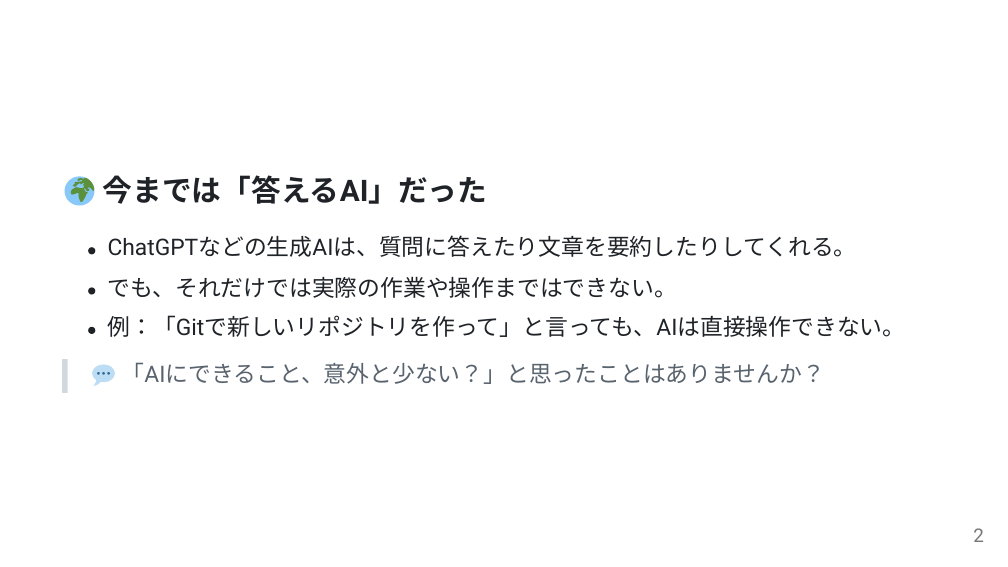
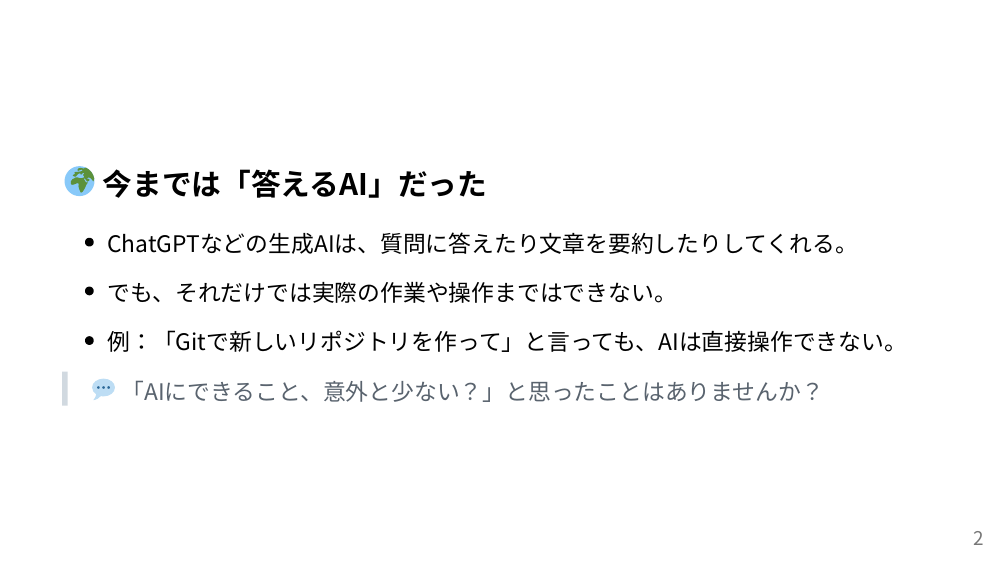
Before and after one commit to ShunsukeTamura06/mcp-study-materials, a slide deck: slide 2 of mcp-introduction.pptx. Drawn at 1008x567 pixels with LibreOffice and Linux fonts; fonts in the diff are those of the drawing. Boxes give left, top, right and bottom in pixels: in the first picture for what was removed or moved away, otherwise in the second. Text is boxed around its words. In the diff, an @@ line names an element or a change of style, - is before the commit and + after.

```diff
--- a/mcp-introduction.pptx
+++ b/mcp-introduction.pptx
@@ freeform shape: place and size @@
-freeform shape at [64, 176, 95, 206]
+freeform shape at [64, 166, 95, 197]
@@ freeform shape: place and size @@
-freeform shape at [71, 178, 95, 202]
+freeform shape at [71, 168, 95, 193]
@@ text "今までは「答えるAI」だった" at [103, 169, 488, 198]: font Arial to Noto Sans CJK JP, font Roboto to Noto Sans CJK JP in "今までは「答えるAI」だった"; text colour #1F2328 to #000000 @@
@@ freeform shape: place and size @@
-freeform shape at [88, 247, 95, 254]
+freeform shape at [85, 238, 93, 247]
@@ freeform shape at [85, 238, 93, 247]: fill #1F2328 to #000000 @@
@@ text at [107, 232, 857, 254]: text changed; font Lato to Noto Sans CJK JP; text colour #1F2328 to #000000 @@
-ChatGPTなどの⽣成AIは、質問に答えたり⽂章を要約したりしてくれる。
+ChatGPTなどの生成AIは、質問に答えたり文章を要約したりしてくれる。
@@ freeform shape at [85, 287, 93, 295]: fill #1F2328 to #000000; outline redrawn @@
@@ text "でも、それだけでは実際の作業や操作まではできない。" at [107, 281, 676, 303]: font Lato to Noto Sans CJK JP, text colour #1F2328 to #000000 @@
@@ freeform shape at [85, 337, 93, 345]: fill #1F2328 to #000000 @@
@@ freeform shape: place and size @@
-freeform shape at [88, 327, 95, 333]
+freeform shape at [85, 337, 93, 345]
@@ text at [108, 330, 908, 352]: text changed; font Lato to Noto Sans CJK JP; text colour #1F2328 to #000000 @@
-例：「Gitで新しいリポジトリを作って」と⾔っても、AIは直接操作できない。
+例：「Gitで新しいリポジトリを作って」と言っても、AIは直接操作できない。
@@ 5 freeform shapes: place and size @@
-5 freeform shapes at [62, 359, 115, 393]
+5 freeform shapes at [62, 372, 115, 406]
@@ text "「AIにできること、意外と少ない？」と思ったことはありませんか？": place and size @@
-text "「AIにできること、意外と少ない？」と思ったことはありませんか？" at [122, 362, 825, 384]
+text "「AIにできること、意外と少ない？」と思ったことはありませんか？" at [121, 380, 824, 402]
@@ text "「AIにできること、意外と少ない？」と思ったことはありませんか？" at [121, 380, 824, 402]: font Lato to Noto Sans CJK JP; font Roboto to Noto Sans CJK JP in "「AIにできること、意外と少ない？」と思ったことはありませんか？" @@
@@ text "2" at [974, 531, 984, 545]: font Roboto to Noto Sans CJK JP @@
```
Also in this commit, not shown: 17 other slides changed, 1 slide added, 1 slide removed, 1 other file.
